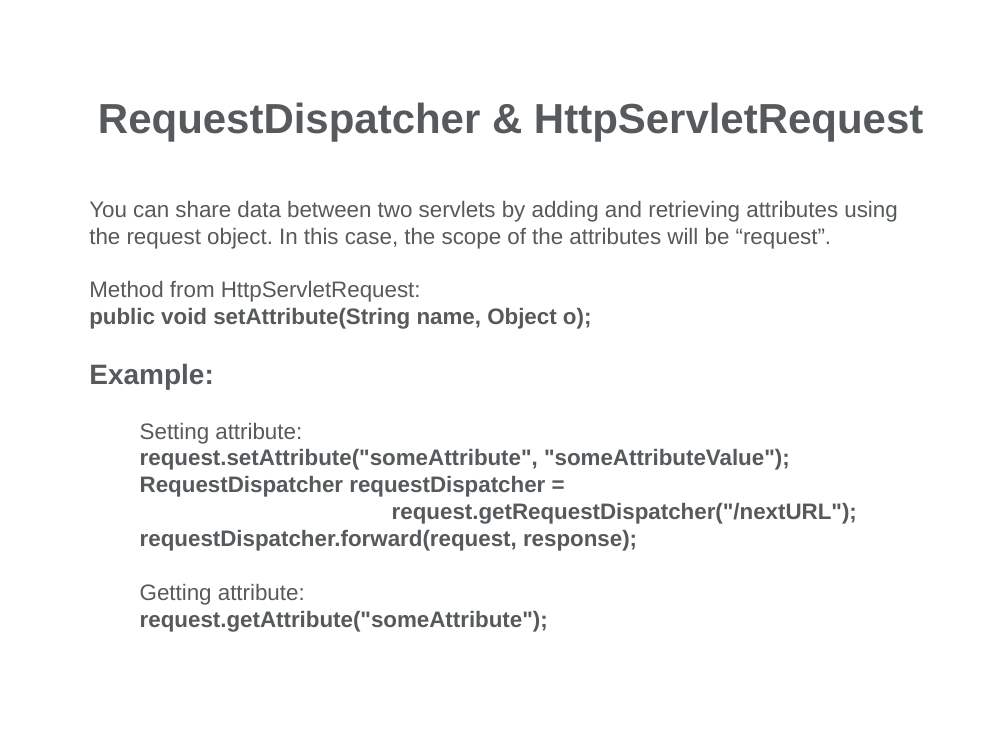
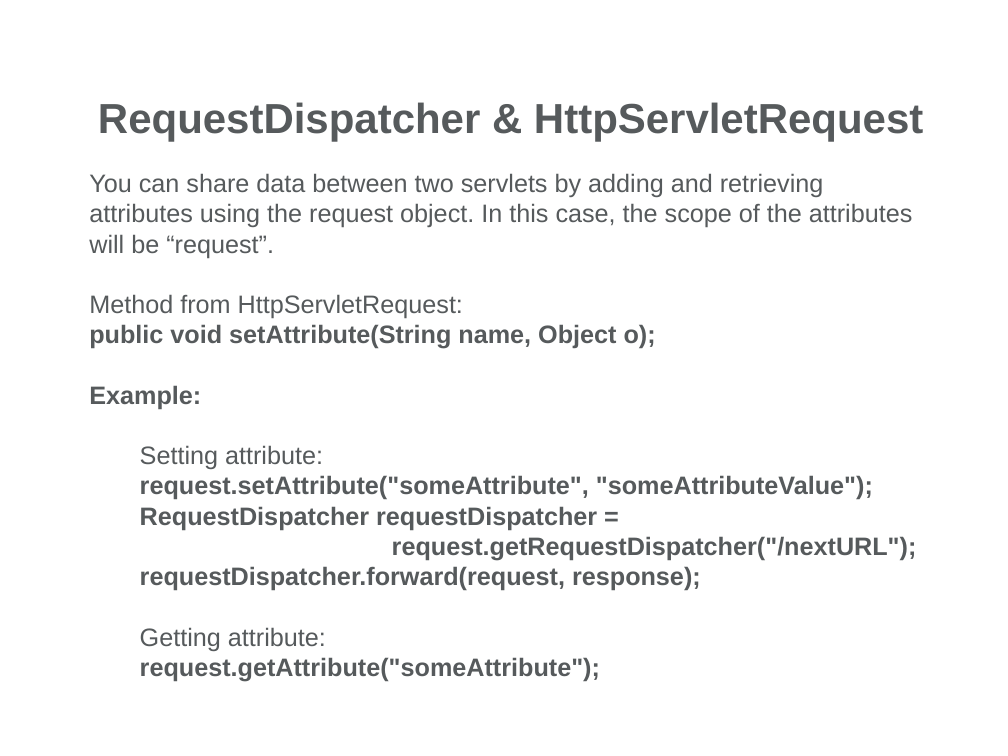
Before and after one commit to milanblank/JavaDocs, a slide deck: slide 15 of Servlets/Day2/Docs/Web Presentation-Part2.pptx. Drawn at 1008x756 pixels with LibreOffice and Linux fonts; fonts in the diff are those of the drawing; background and template pictures are left out. Boxes give left, top, right and bottom in pixels: in the first picture for what was removed or moved away, otherwise in the second. Text is boxed around its words. In the diff, an @@ line names an element or a change of style, - is before the commit and + after.

Commit message:
Servlets day2

```diff
--- a/Servlets/Day2/Docs/Web Presentation-Part2.pptx
+++ b/Servlets/Day2/Docs/Web Presentation-Part2.pptx
@@ text "You can share data between ...": place and size @@
-text "You can share data between ..." at [89,201,897,632]
+text "You can share data between ..." at [89,173,917,682]
@@ text "You can share data between ..." at [89,173,917,682]: size 16 to 18 pt; size 20 to 18 pt in "Example:" @@
```
Also in this commit, not shown: 14 other slides changed, 25 other files.
